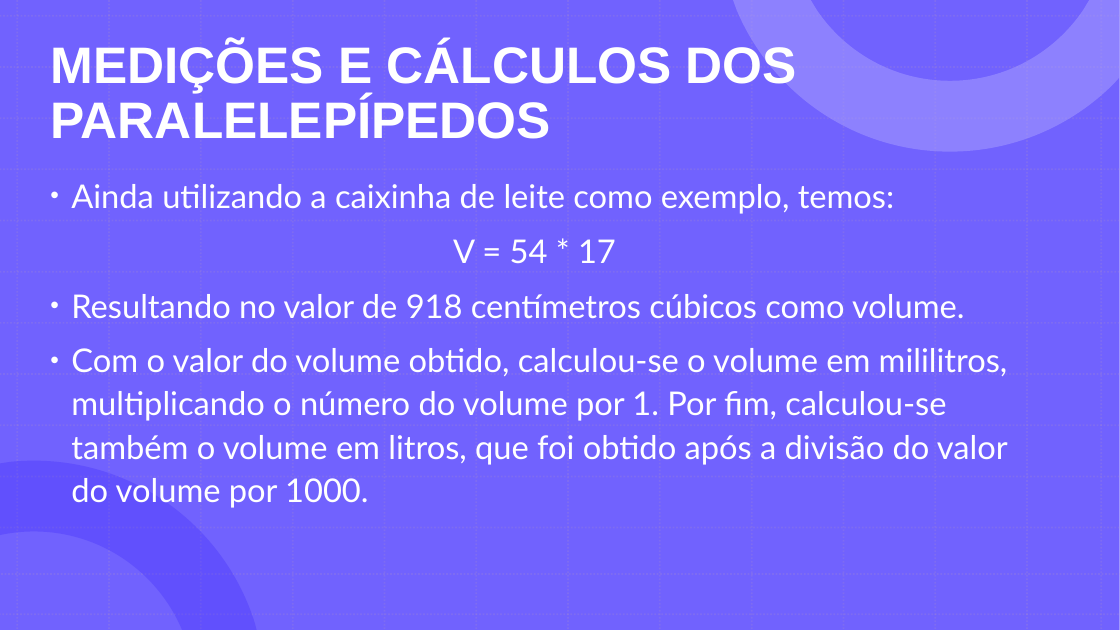
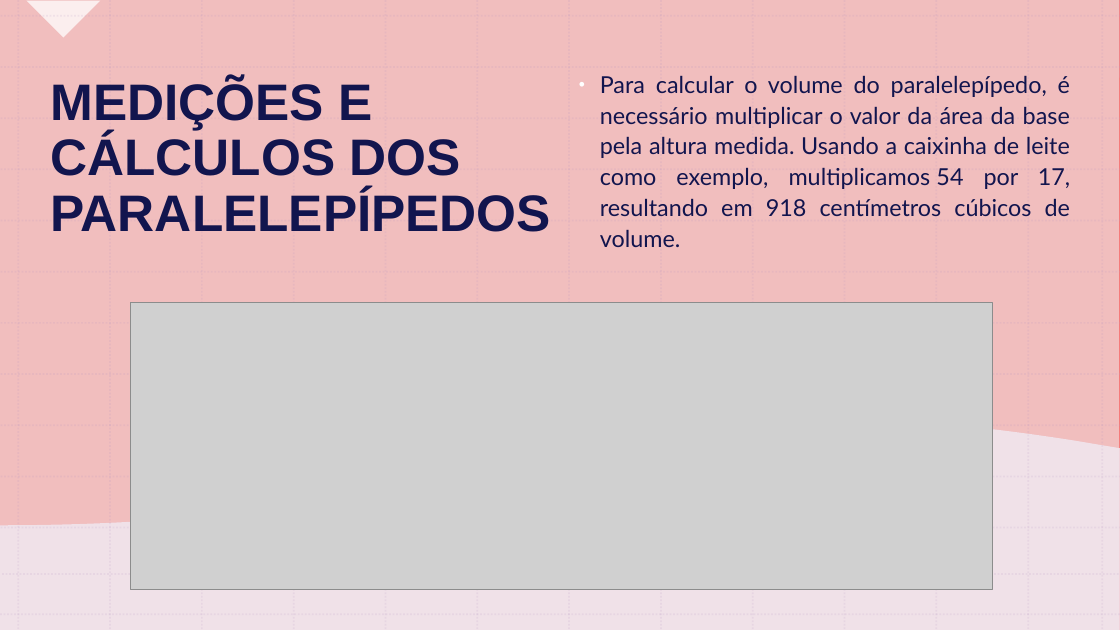
Before and after one commit to GabrielDSS0/ETEC-Coisas-Escolares, a slide deck: slide 23 of 1 etim ds 2022/EAMT/Trabalho Acadêmico/Relatório (a importância dos ecopontos)/A importância da separação dos recicláveis 3/Ecopontos - EAMT.pptx. Drawn at 1120x630 pixels with LibreOffice and Linux fonts; fonts in the diff are those of the drawing; grey boxes stand for pictures. Boxes give left, top, right and bottom in pixels: in the first picture for what was removed or moved away, otherwise in the second. Text is boxed around its words. In the diff, an @@ line names an element or a change of style, - is before the commit and + after.

```diff
--- a/1 etim ds 2022/EAMT/Trabalho Acadêmico/Relatório (a importância dos ecopontos)/A importância da separação dos recicláveis 3/Ecopontos - EAMT.pptx
+++ b/1 etim ds 2022/EAMT/Trabalho Acadêmico/Relatório (a importância dos ecopontos)/A importância da separação dos recicláveis 3/Ecopontos - EAMT.pptx
@@ background #FFFFFF to #FF0000 @@
@@ rectangle removed at [0, 0, 1120, 630] @@
@@ rectangle added at [0, 0, 1120, 630], fill #FF0000 @@
@@ rectangle added at [0, 0, 1120, 630], fill #EEEEEE at 80% opacity @@
@@ right triangle added at [26, 0, 100, 38], fill #FFFFFF at 75% opacity @@
@@ title "MEDIÇÕES E CÁLCULOS DOS PARALELEPÍPEDOS": place and size @@
-title "MEDIÇÕES E CÁLCULOS DOS PARALELEPÍPEDOS" at [50, 42, 797, 139]
+title "MEDIÇÕES E CÁLCULOS DOS PARALELEPÍPEDOS" at [50, 79, 551, 232]
@@ title "MEDIÇÕES E CÁLCULOS DOS PARALELEPÍPEDOS" at [50, 79, 551, 232]: text colour #FFFFFF to #12154E @@
@@ text "Para calcular o volume do ..." at [600, 75, 1070, 247]: vertical alignment top to middle @@
@@ text at [600, 75, 1070, 247]: text changed; size 28 to 20 pt; text colour #FFFFFF to #12154E @@
-• Ainda utilizando a caixinha de leite como exemplo, temos:
-V = 54 * 17
-• Resultando no valor de 918 centímetros cúbicos como volume.
-• Com o valor do volume obtido, calculou-se o volume em mililitros, multiplicando o número do volume por 1. Por fim, calculou-se também o volume em litros, que foi obtido após a divisão do valor do volume por 1000.
+• Para calcular o volume do paralelepípedo, é necessário multiplicar o valor da área da base pela altura medida. Usando a caixinha de leite como exemplo, multiplicamos 54 por 17, resultando em 918 centímetros cúbicos de volume.
@@ picture added at [130, 302, 992, 590] @@
@@ freeform shape added at [0, 418, 1120, 630], fill #F0EAF3 at 80% opacity @@
@@ group added at [0, 0, 1120, 630]: 26 lines @@
```
Also in this commit, not shown: 18 other slides changed, 9 slides added, 9 slides removed, 1 other file.
